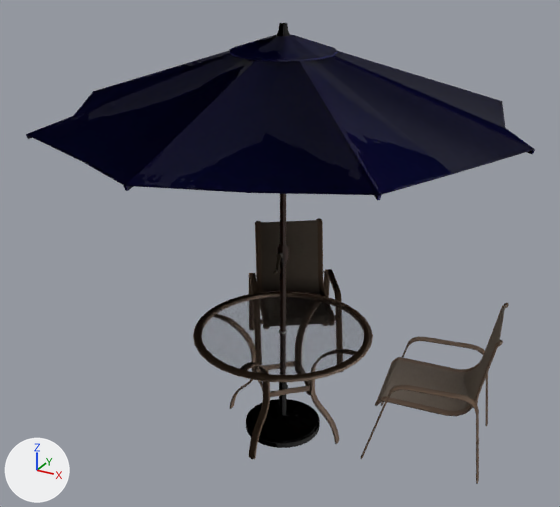
The glTF model props/patio_set_optimised.glb, before and after one commit.
Rendered twice from a 50 mm camera at (2.04, -3.74, 3.1) aimed at (-0.01, -0.02, 1.24). The axes (+X, +Y, +Z) are drawn at lower left. The lights are the same throughout. The first picture is the older version. Vertices at exactly the same position are counted once.

Objects in the first picture: 'prop'.
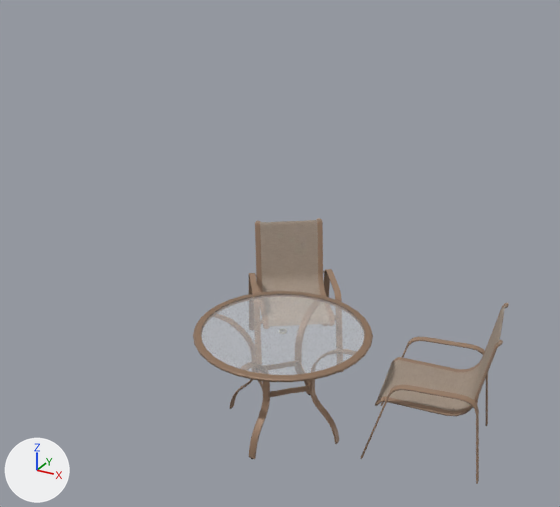
What differs and where, as boxes (x1, y1, x2, y2) in the pictures (560 x 507 px):
'prop', reshaped (38% narrower, 42% shorter): before (26, 23, 535, 484); after (193, 218, 509, 484)
part 1 of me_mesh_0, deleted: before (26, 23, 535, 448)

The edits, one by one:
me_mesh_0 is used by ob_prop; location (0.0, 0.0, 0.0).
me_mesh_0 had 5332 vertices, 9620 faces and spanned x -1.37..1.37, y -1.37..1.37, z 0.0..2.56.
me_mesh_0 now has 4162 vertices, 7616 faces and spans x -0.85..1.31, y -0.56..1.36, z 0.0..0.93.
me_mesh_0 part 1: 37 loose pieces with 1170 vertices, spanning x -1.37..1.37, y -1.37..1.37, z 0.0..2.56, are deleted.
me_mesh_0 no longer uses material mat_patio_umbrella.
